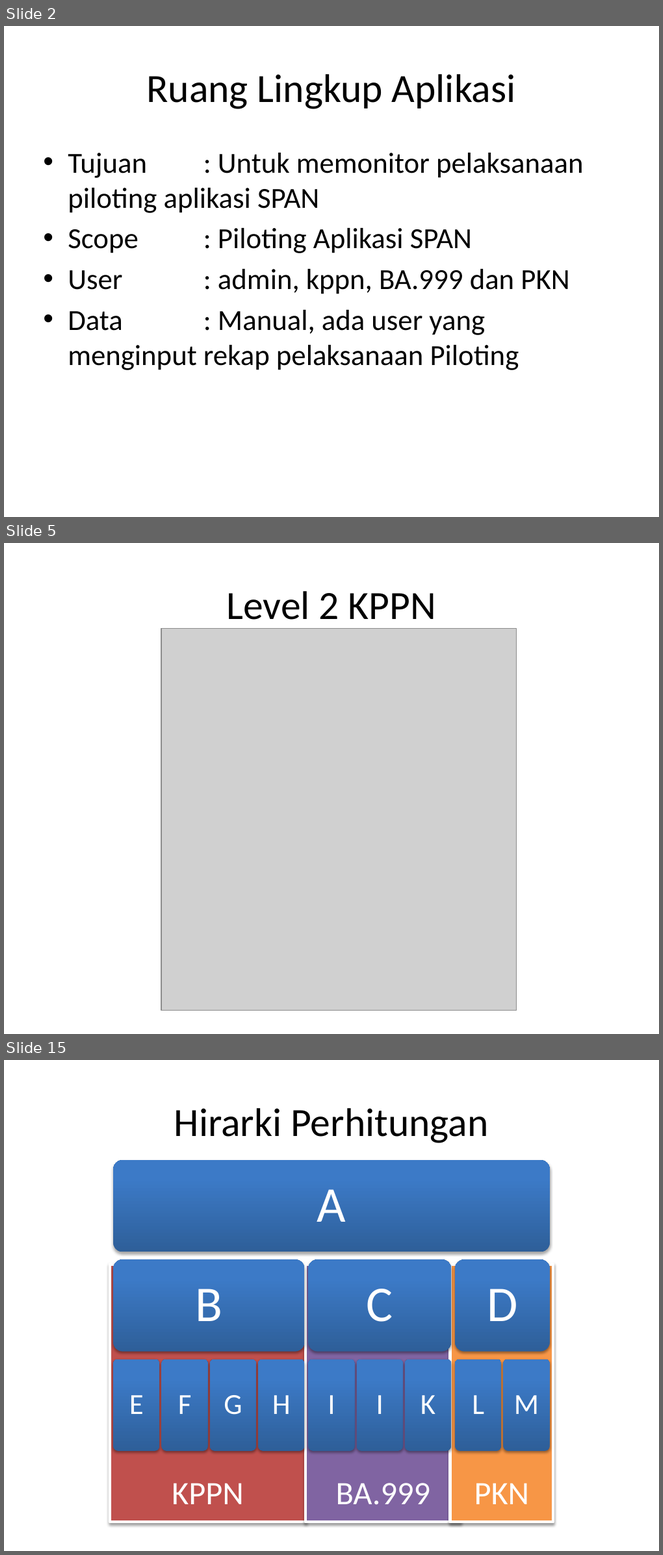
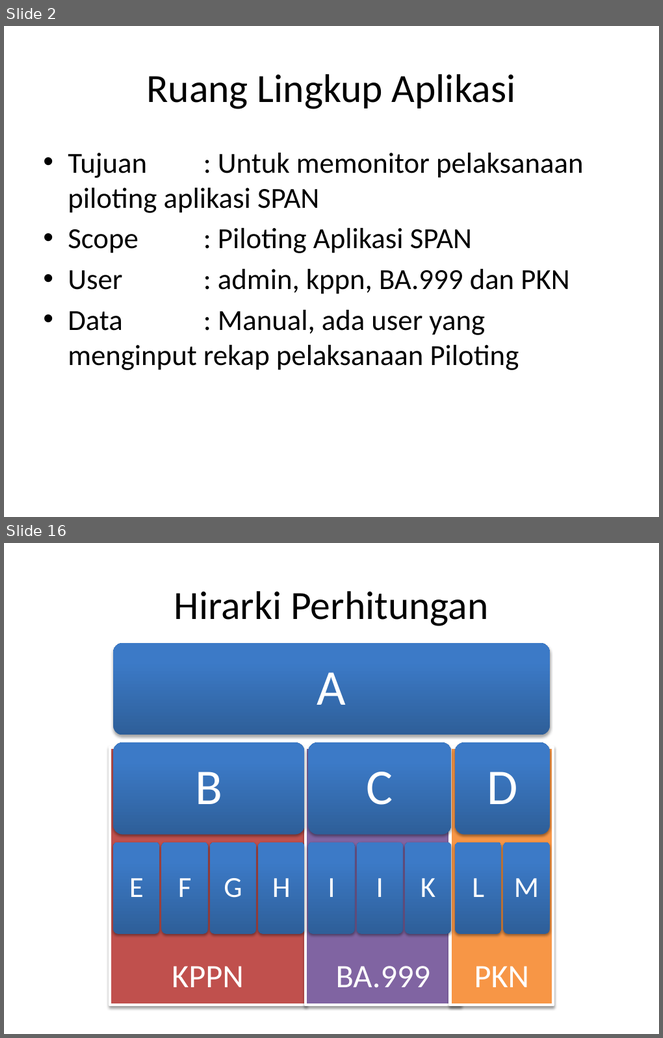
Before and after one commit to ernestina/rollout-span, a slide deck: files/persentasi.pptx. Shown one above the other, each under a label of ours: slides 2, 5 and 15 before the commit, slides 2 and 16 after it; the slides between them are not shown. The pictures are 663x1555 and 663x1038 pixels, drawn with LibreOffice and Linux fonts; fonts in the diff are those of the drawing; grey boxes stand for pictures. Boxes give left, top, right and bottom in pixels: in the first picture for what was removed or moved away, otherwise in the second. Text is boxed around its words. In the diff, an @@ line names an element or a change of style, - is before the commit and + after.

```diff
--- a/files/persentasi.pptx
+++ b/files/persentasi.pptx
@@ slide 5 removed at [4,543,659,1034], background #FFFFFF @@
@@ title removed at [226,591,436,629] @@
-Level 2 KPPN
@@ picture removed at [161,629,517,1011] @@
@@ what was slide 15 is now slide 16 @@
```
Also in this commit, not shown: 10 slides changed, 3 slides added, 1 other slide removed, 2 other files.
